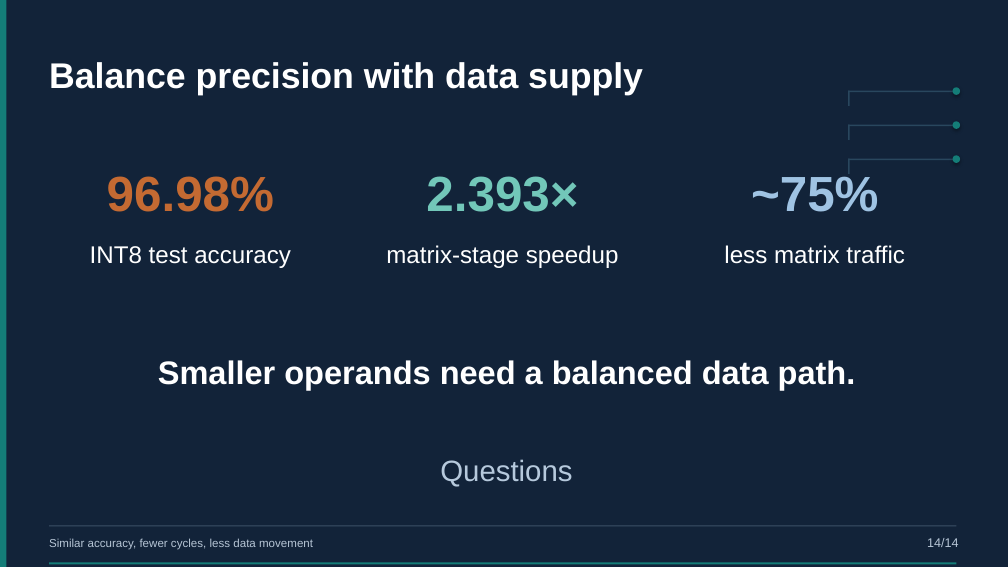
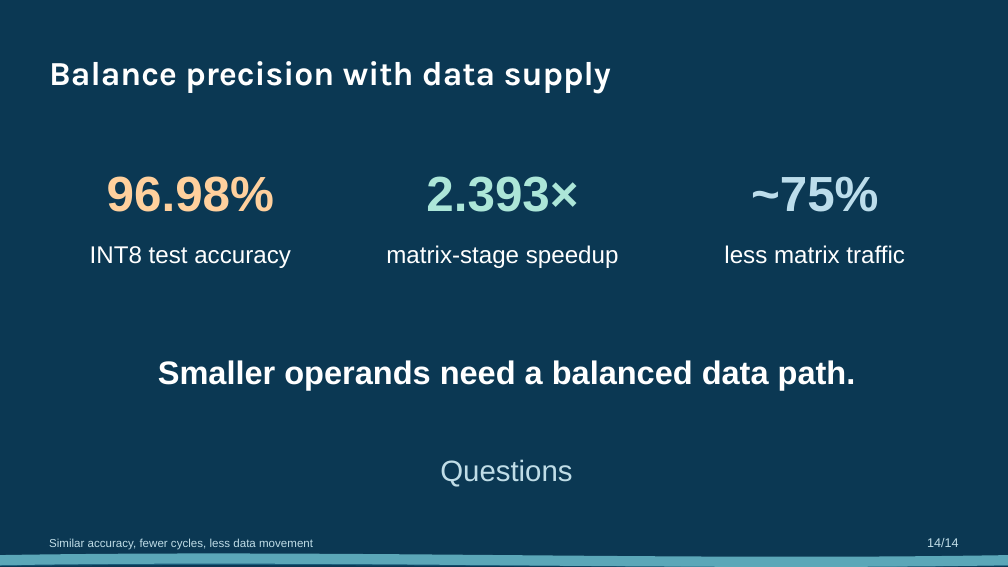
Before and after one commit to EnragedWaters/CECS-530-Quantized-Neural-Network-Accelerator, a slide deck: slide 14 of presentation/project-presentation.pptx. Drawn at 1008x567 pixels with LibreOffice and Linux fonts; fonts in the diff are those of the drawing. Boxes give left, top, right and bottom in pixels: in the first picture for what was removed or moved away, otherwise in the second. Text is boxed around its words. In the diff, an @@ line names an element or a change of style, - is before the commit and + after.

Commit message:
Use Ocean Waves theme for project presentation

```diff
--- a/presentation/project-presentation.pptx
+++ b/presentation/project-presentation.pptx
@@ background #122339 to #0B3853 @@
@@ rectangle removed at (0, 0, 7, 567) @@
@@ text "Balance precision with data supply" at (49, 61, 611, 94): size 34 to 32 pt, font Arial to Karla @@
@@ ellipse removed at (953, 88, 960, 95) @@
@@ rectangle removed at (848, 91, 955, 92) @@
@@ rectangle removed at (848, 91, 850, 106) @@
@@ rectangle removed at (848, 125, 955, 126) @@
@@ rectangle removed at (848, 125, 850, 140) @@
@@ ellipse removed at (953, 121, 960, 129) @@
@@ text "96.98%" at (107, 176, 274, 212): text colour #C46A32 to #FFD09D @@
@@ text "2.393×" at (426, 176, 578, 212): text colour #72C7B9 to #ACE6D8 @@
@@ text "~75%" at (751, 176, 879, 212): text colour #9FC3E3 to #BCDDEB @@
@@ rectangle removed at (848, 159, 955, 160) @@
@@ rectangle removed at (848, 159, 850, 174) @@
@@ ellipse removed at (953, 156, 960, 163) @@
@@ text "Questions" at (440, 459, 572, 487): text colour #B6C9DC to #C0DDE7 @@
@@ text "Similar accuracy, fewer cycles, less ..." at (49, 538, 313, 550): text colour #B6C5D5 to #C0DDE7 @@
@@ rectangle removed at (49, 526, 957, 526) @@
@@ text "14/14" at (927, 538, 958, 547): text colour #B6C5D5 to #C0DDE7 @@
@@ wave added at (0, 559, 1008, 567), fill #175B7A @@
@@ wave added at (0, 554, 1008, 567), fill #5BA7B8 @@
@@ rectangle removed at (49, 563, 957, 565) @@
```
Also in this commit, not shown: 17 other slides changed, 2 other files.
